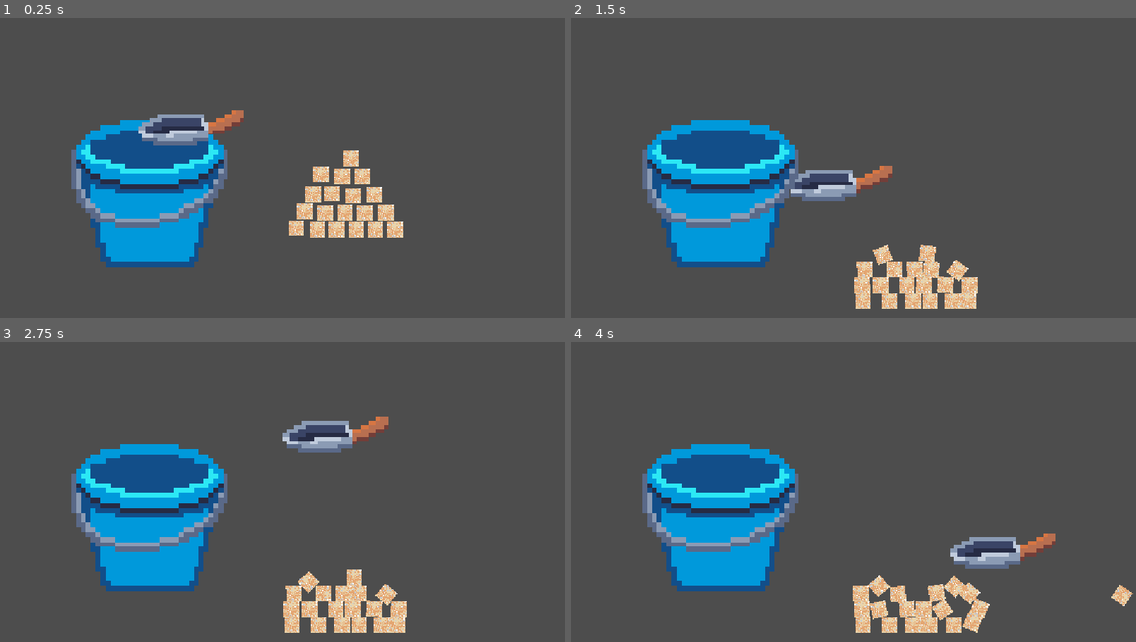
Above: before the commit, frames 1-4 (two rows, left to right).
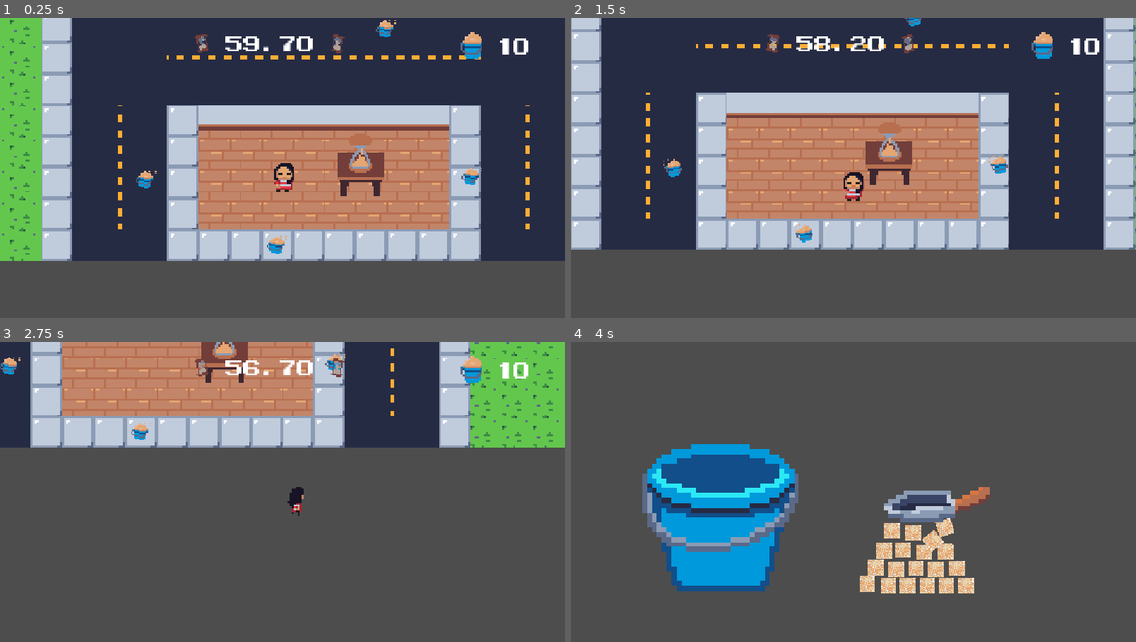
Above: after the commit, the same moments.

Repository: Pedso18/GMTK2026_JUPE
Game: Godot game, scene res://scenes/node_2d.tscn
Two runs of this game, one before a commit and one after it. Both use one fixed random seed, a clock stepped at 60 frames per second and the inputs below. Before the commit the project starts from res://scenes/catchingSand.tscn.
Inputs (mouse positions are in pixels of both pictures, inside the frame that each line leads up to):
- Up to frame 1 (0.25 s): no input
- Up to frame 2 (1.5 s): tap Enter (ui_accept) at 0.5, 0.77 s; move the mouse to (977, 162) at 0.52 s; hold Right (ui_right) 0.53-1.28 s; move the mouse to (740, 192) at 1.27 s; hold Down (ui_down) from 1.28 s (still down)
- Up to frame 3 (2.75 s): tap Enter (ui_accept) at 1.52 s; move the mouse to (339, 432) at 2.02 s; release Down (ui_down) at 2.03 s; hold Right (ui_right) from 2.03 s (still down)
- Up to frame 4 (4 s): move the mouse to (825, 564) at 2.77 s; release Right (ui_right) at 2.78 s; hold Up (ui_up) 2.78-3.53 s; tap Enter (ui_accept) at 3.02, 3.77 s; move the mouse to (1023, 549) at 3.52 s; hold Left (ui_left) from 3.53 s (still down)

The runs differ from the first frame. In frame 1, 81% of the frame differs, in the area x 0-100%, y 0-84%; in frame 2, 81%; in frame 3, 49%; in frame 4, 7.8%.

Commit message:
AREIA NO POTE FUNCIONA VAMOOOO

Diff:
--- a/project.godot
+++ b/project.godot
@@ -11,9 +11,13 @@
 [application]
 
 config/name="GMTK2026_JUPE-versaoju"
-run/main_scene="uid://do1tjs3ctnkxq"
+run/main_scene="uid://bhmdirr5gsgn7"
 config/features=PackedStringArray("4.7", "GL Compatibility")
 config/icon="res://icon.svg"
+
+[autoload]
+
+GameManager="*uid://b5xilkyykddms"
 
 [display]
 
--- a/scenes/node_2d.tscn
+++ b/scenes/node_2d.tscn
@@ -1,5 +1,6 @@
 [gd_scene format=4 uid="uid://bhmdirr5gsgn7"]
 
+[ext_resource type="Script" uid="uid://boxxthoyjip0l" path="res://scenes/node_2d_wakeUp.gd" id="1_3kg8w"]
 [ext_resource type="Script" uid="uid://jf2ifnai0tqt" path="res://scripts/camera.gd" id="1_kdubu"]
 [ext_resource type="FontFile" uid="uid://d3fufqskmjou1" path="res://MegamaxJonathanToo-YqOq2.ttf" id="2_0e48y"]
 [ext_resource type="Script" uid="uid://cly8g6ih6qk5q" path="res://scripts/timeText.gd" id="3_epypp"]
@@ -283,6 +284,7 @@
 shader_parameter/vignette_opacity = 0.0
 
 [node name="Node2D" type="Node2D" unique_id=1830948115]
+script = ExtResource("1_3kg8w")
 
 [node name="Camera2D" type="Camera2D" parent="." unique_id=1160442843 node_paths=PackedStringArray("target_node")]
 position = Vector2(556, 338)
@@ -336,7 +338,7 @@
 tile_map_data = PackedByteArray("AAAKAAUAAAAAAAAAAAALAAUAAAAAAAAAAAAJAAUAAAAAAAAAAAAIAAUAAAAAAAAAAAAHAAUAAAAAAAAAAAAGAA …(4528 unchanged characters)…
 tile_set = SubResource("TileSet_hqns4")
 
-[node name="SandRb" parent="." unique_id=1496508416 groups=["areia"] instance=ExtResource("10_d2bti")]
+[node name="SandRb1" parent="." unique_id=1496508416 groups=["areia"] instance=ExtResource("10_d2bti")]
 unique_name_in_owner = true
 position = Vector2(257, 343)
 
@@ -418,4 +420,4 @@
 
 [connection signal="body_entered" from="PlayerBody/detectionArea" to="PlayerBody/detectionArea" method="_on_body_entered"]
 [connection signal="body_exited" from="PlayerBody/detectionArea" to="PlayerBody/detectionArea" method="_on_body_exited"]
-[connection signal="body_entered" from="SandRb" to="PlayerBody" method="_on_sand_rb_body_entered"]
+[connection signal="body_entered" from="SandRb1" to="PlayerBody" method="_on_sand_rb_body_entered"]
--- /dev/null
+++ b/scenes/node_2d_wakeUp.gd
@@ -0,0 +1,7 @@
+extends Node2D
+
+
+# Called when the node enters the scene tree for the first time.
+func _ready() -> void:
+	GameManager.loadScene()
+	pass # Replace with function body.
--- /dev/null
+++ b/scripts/GameManager.gd
@@ -0,0 +1,43 @@
+extends Node
+
+var firstLoad = true
+var playerPos = Vector2()
+var sand1Pos = Vector2()
+var sand2Pos = Vector2()
+var sand3Pos = Vector2()
+var sand4Pos = Vector2()
+var sandFollower = -1 # -1 = nenhuma está seguindo; qualquer outro numero n = areia de index n-1 está seguindo
+
+
+func saveScene():
+	playerPos = get_tree().get_first_node_in_group("player").global_position
+	var areias = get_tree().get_nodes_in_group("areia")
+	sand1Pos = areias[0].global_position
+	sand2Pos = areias[1].global_position
+	sand3Pos = areias[2].global_position
+	sand4Pos = areias[3].global_position
+	firstLoad = false
+
+	pass
+
+func loadScene():
+	if(firstLoad):
+		return
+	var areias = get_tree().get_nodes_in_group("areia")
+	areias[0].global_position = sand1Pos
+	areias[1].global_position = sand2Pos
+	areias[2].global_position = sand3Pos
+	areias[3].global_position = sand4Pos
+	areias[sandFollower-1].seguindo = true
+	var player = get_tree().get_first_node_in_group("player")
+	player.global_position = playerPos
+	areias[sandFollower-1].alvo_jogador = player
+
+
+# Called when the node enters the scene tree for the first time.
+func _ready() -> void:
+	pass # Replace with function body.
+
+# Called every frame. 'delta' is the elapsed time since the previous frame.
+func _process(delta: float) -> void:
+	pass
--- a/scripts/bigBucket.gd
+++ b/scripts/bigBucket.gd
@@ -9,7 +9,8 @@
 # Called every frame. 'delta' is the elapsed time since the previous frame.
 func _process(delta: float) -> void:
 	if get_tree().get_nodes_in_group("grainOfSand").is_empty():
-		print("win win win")
+		get_tree().change_scene_to_file("res://scenes/node_2d.tscn")
+
 	pass
 
 
--- a/scripts/sand_rb.gd
+++ b/scripts/sand_rb.gd
@@ -19,8 +19,12 @@
 func _on_body_entered(body: Node2D) -> void:
 	# Quando o jogador entra na área, começa a seguir
 	if body.is_in_group("player") and not seguindo:
+		print("eu sou a areia", name)
 		seguindo = true
+		GameManager.sandFollower = int(name.substr(name.length()-1, 1))
 		alvo_jogador = body
+		GameManager.saveScene()
+		get_tree().change_scene_to_file("res://scenes/catchingSand.tscn")
 
 
 func _process(delta: float) -> void:
Not shown, added: scenes/node_2d_wakeUp.gd.uid
Not shown, added: scripts/GameManager.gd.uid
